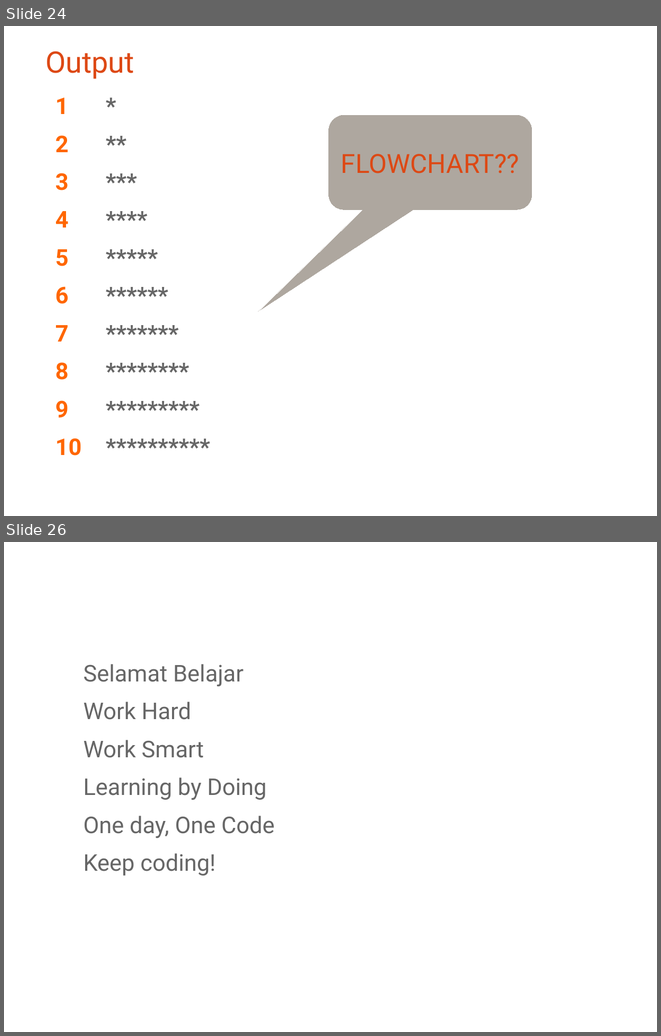
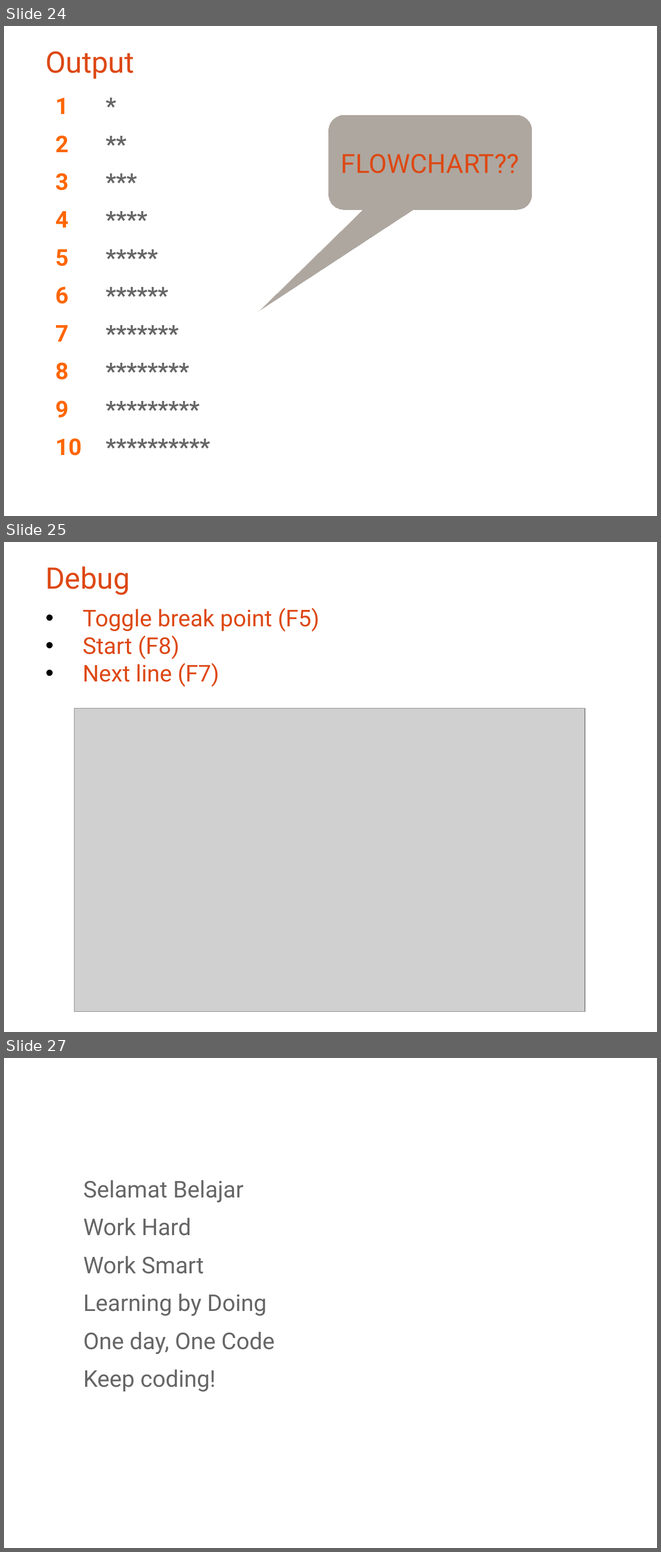
Before and after one commit to bagustris/prokom-tf, a slide deck: prokom1.odp. Shown one above the other, each under a label of ours: slides 24 and 26 before the commit, slides 24, 25 and 27 after it; the slides between them are not shown. The pictures are 661x1036 and 661x1552 pixels, drawn with LibreOffice and Linux fonts; fonts in the diff are those of the drawing; grey boxes stand for pictures. Boxes give left, top, right and bottom in pixels: in the first picture for what was removed or moved away, otherwise in the second. Text is boxed around its words. In the diff, an @@ line names an element or a change of style, - is before the commit and + after.

```diff
--- a/prokom1.odp
+++ b/prokom1.odp
@@ slide 25 added at [4, 542, 657, 1032], background #FFFFFF @@
@@ text added at [45, 566, 130, 595], 36 pt, text #DD4814 @@
+Debug
@@ text added at [82, 608, 319, 687], 28 pt, text #DD4814 @@
+• Toggle break point (F5)
+• Start (F8)
+• Next line (F7)
@@ picture added at [74, 708, 585, 1011] @@
@@ what was slide 26 is now slide 27 @@
```
Also in this commit, not shown: 3 slides changed, 6 other files.
